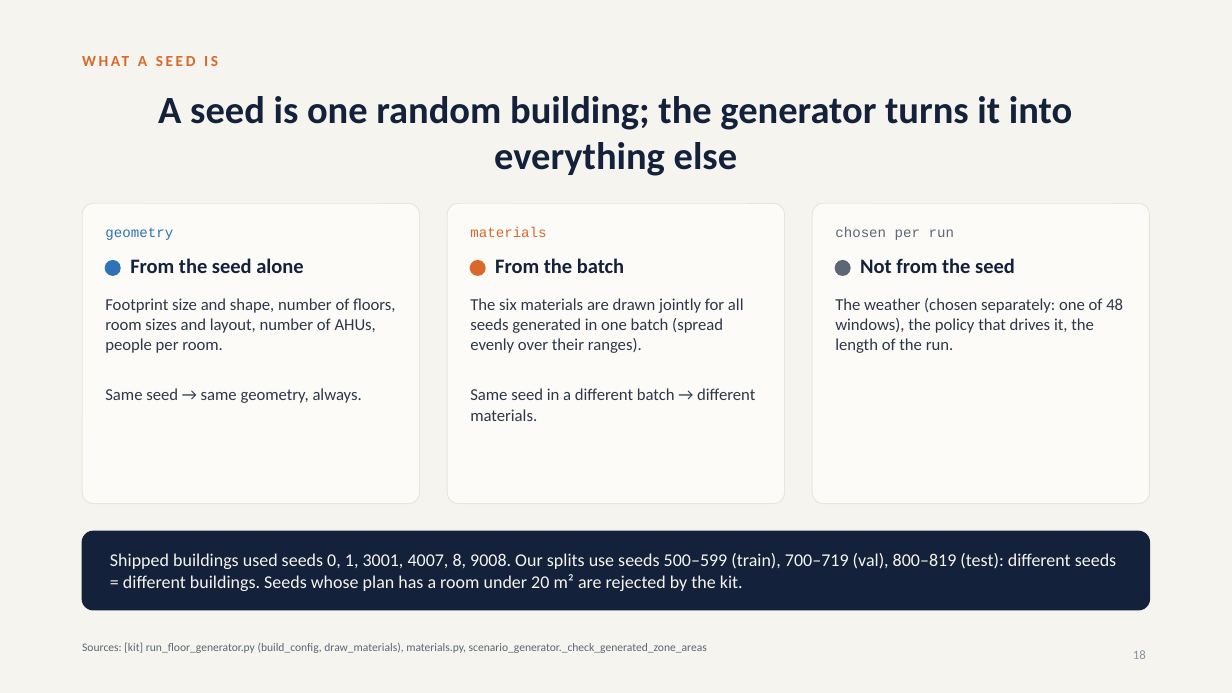
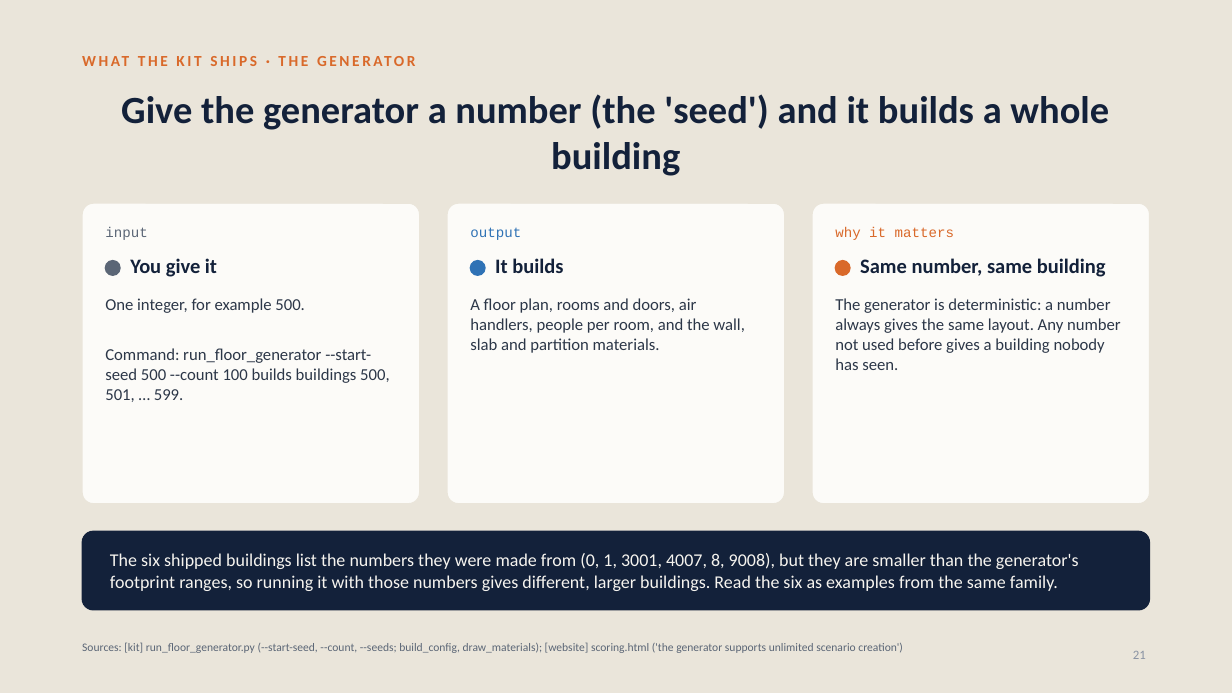
Before and after one commit to srivathsanb14/working-code, a slide deck: slide 21 of docs/One_Controller_for_Every_Building.pptx (slide 18 before the commit). Drawn at 1232x693 pixels with LibreOffice and Linux fonts; fonts in the diff are those of the drawing. Boxes give left, top, right and bottom in pixels: in the first picture for what was removed or moved away, otherwise in the second. Text is boxed around its words. In the diff, an @@ line names an element or a change of style, - is before the commit and + after.

```diff
--- a/docs/One_Controller_for_Every_Building.pptx
+++ b/docs/One_Controller_for_Every_Building.pptx
@@ background #F6F4EF to #EAE5DA @@
@@ text at [138,56,147,66]: text changed @@
-WHAT A SEED IS
+WHAT THE KIT SHIPS · THE GENERATOR
@@ title at [121,94,1109,176]: text changed @@
-A seed is one random building; the generator turns it into everything else
+Give the generator a number (the 'seed') and it builds a whole building
@@ text at [105,227,147,240]: text changed; text colour #2F72B5 to #5B6676 @@
-geometry
+input
@@ text at [470,227,521,240]: text changed; text colour #D9692A to #2F72B5 @@
-materials
+output
@@ text at [835,227,954,240]: text changed; text colour #5B6676 to #D9692A @@
-chosen per run
+why it matters
@@ ellipse at [105,261,120,275]: fill #2F72B5 to #5B6676; outline #2F72B5 1 pt to #5B6676 1 pt @@
@@ text at [130,258,217,277]: text changed @@
-From the seed alone
+You give it
@@ ellipse at [470,261,485,275]: fill #D9692A to #2F72B5; outline #D9692A 1 pt to #2F72B5 1 pt @@
@@ text at [495,258,563,273]: text changed @@
-From the batch
+It builds
@@ ellipse at [836,261,850,275]: fill #5B6676 to #D9692A; outline #5B6676 1 pt to #D9692A 1 pt @@
@@ text at [860,258,1106,277]: text changed @@
-Not from the seed
+Same number, same building
@@ text at [105,298,389,402]: text changed @@
-Footprint size and shape, number of floors, room sizes and layout, number of AHUs, people per room.
-Same seed → same geometry, always.
+One integer, for example 500.
+Command: run_floor_generator --start-seed 500 --count 100 builds buildings 500, 501, … 599.
@@ text at [470,298,745,353]: text changed @@
-The six materials are drawn jointly for all seeds generated in one batch (spread evenly over their ranges).
-Same seed in a different batch → different materials.
+A floor plan, rooms and doors, air handlers, people per room, and the wall, slab and partition materials.
@@ text at [835,298,1121,370]: text changed @@
-The weather (chosen separately: one of 48 windows), the policy that drives it, the length of the run.
+The generator is deterministic: a number always gives the same layout. Any number not used before gives a building nobody has seen.
@@ text at [110,553,1079,591]: text changed @@
-Shipped buildings used seeds 0, 1, 3001, 4007, 8, 9008. Our splits use seeds 500–599 (train), 700–719 (val), 800–819 (test): different seeds = different buildings. Seeds whose plan has a room under 20 m² are rejected by the kit.
+The six shipped buildings list the numbers they were made from (0, 1, 3001, 4007, 8, 9008), but they are smaller than the generator's footprint ranges, so running it with those numbers gives different, larger buildings. Read the six as examples from the same family.
@@ text at [82,642,903,653]: text changed @@
-Sources: [kit] run_floor_generator.py (build_config, draw_materials), materials.py, scenario_generator._check_generated_zone_areas
+Sources: [kit] run_floor_generator.py (--start-seed, --count, --seeds; build_config, draw_materials); [website] scoring.html ('the generator supports unlimited scenario creation')
@@ page number at [1133,651,1146,659]: text changed @@
-18
+21
```
Also in this commit, not shown: 72 other slides changed, 44 slides added, 13 slides removed, 40 other files.
